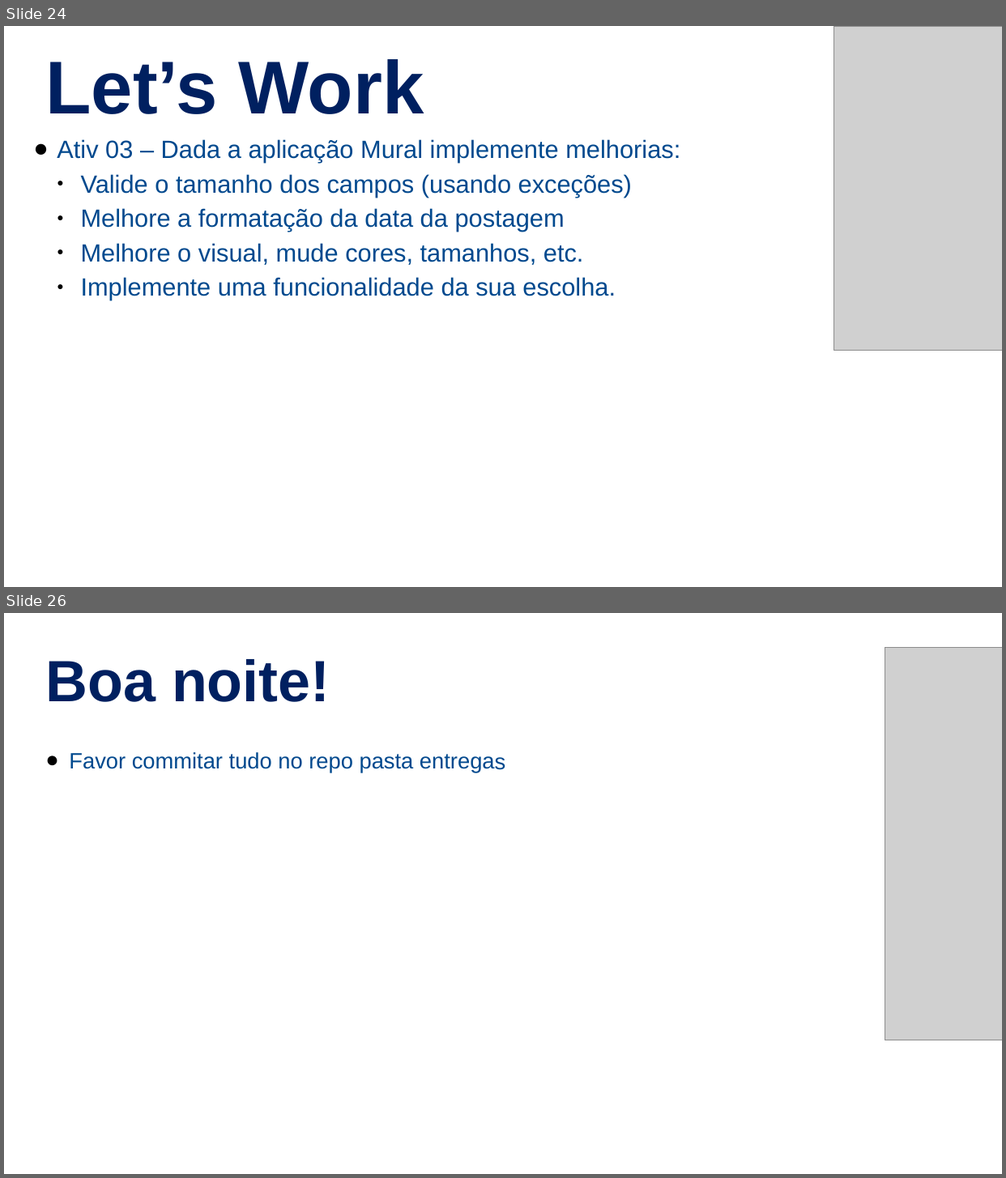
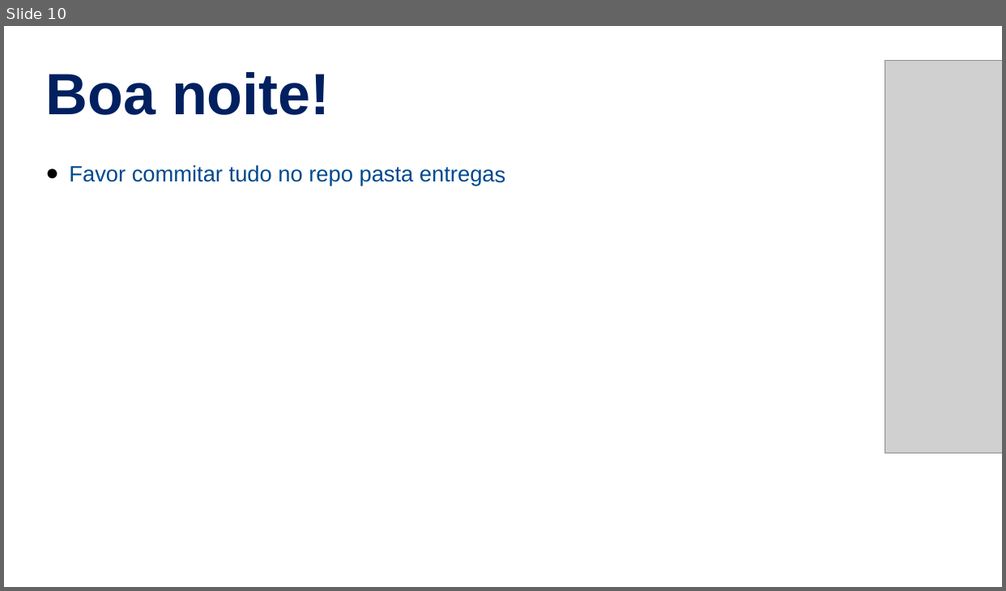
Before and after one commit to NaturalCoder/TI96, a slide deck: Aula18/Aula18.pptx. Shown one above the other, each under a label of ours: slides 24 and 26 before the commit, slide 10 after it; the slides between them are not shown. The pictures are 1006x1178 and 1006x591 pixels, drawn with LibreOffice and Linux fonts; fonts in the diff are those of the drawing; grey boxes stand for pictures. Boxes give left, top, right and bottom in pixels: in the first picture for what was removed or moved away, otherwise in the second. Text is boxed around its words. In the diff, an @@ line names an element or a change of style, - is before the commit and + after.

```diff
--- a/Aula18/Aula18.pptx
+++ b/Aula18/Aula18.pptx
@@ slide 24 removed at [4, 26, 1002, 587], background #FFFFFF @@
@@ picture removed at [833, 27, 1002, 351] @@
@@ text removed at [45, 59, 424, 114] @@
-Let’s Work
@@ text removed at [57, 139, 680, 301] @@
-● Ativ 03 – Dada a aplicação Mural implemente melhorias:
-  ● Valide o tamanho dos campos (usando exceções)
-  ● Melhore a formatação da data da postagem
-  ● Melhore o visual, mude cores, tamanhos, etc.
-  ● Implemente uma funcionalidade da sua escolha.
@@ what was slide 26 is now slide 10 @@
```
Also in this commit, not shown: 1 slide changed, 4 slides added, 19 other slides removed, 9 other files.
